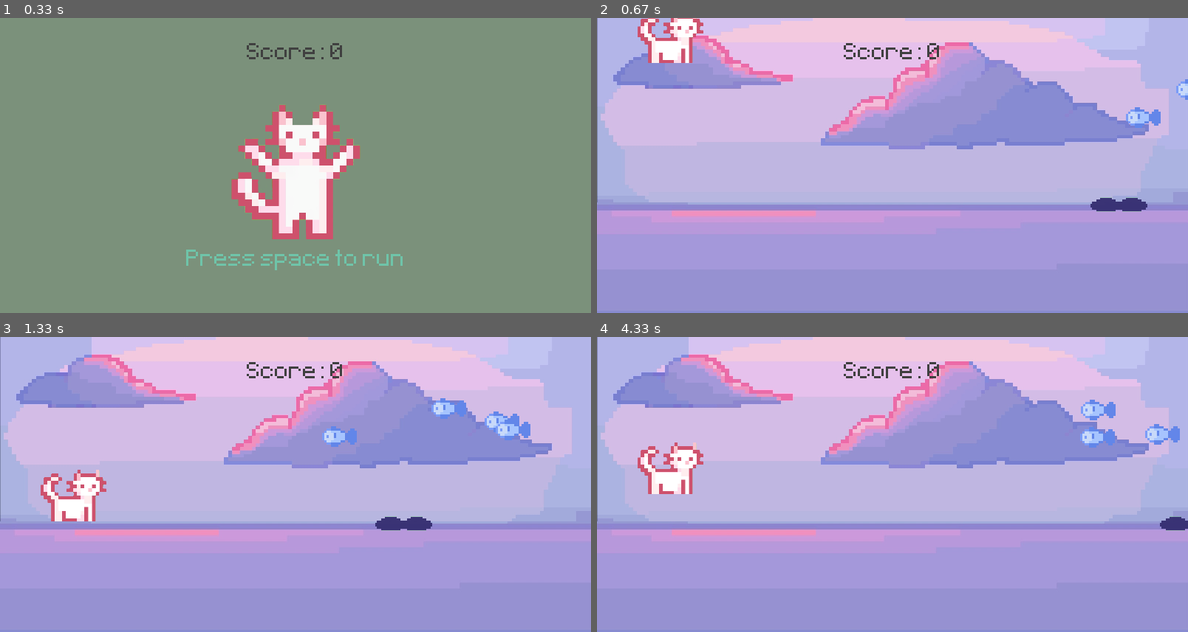
Above: before the commit, frames 1-4 (two rows, left to right).
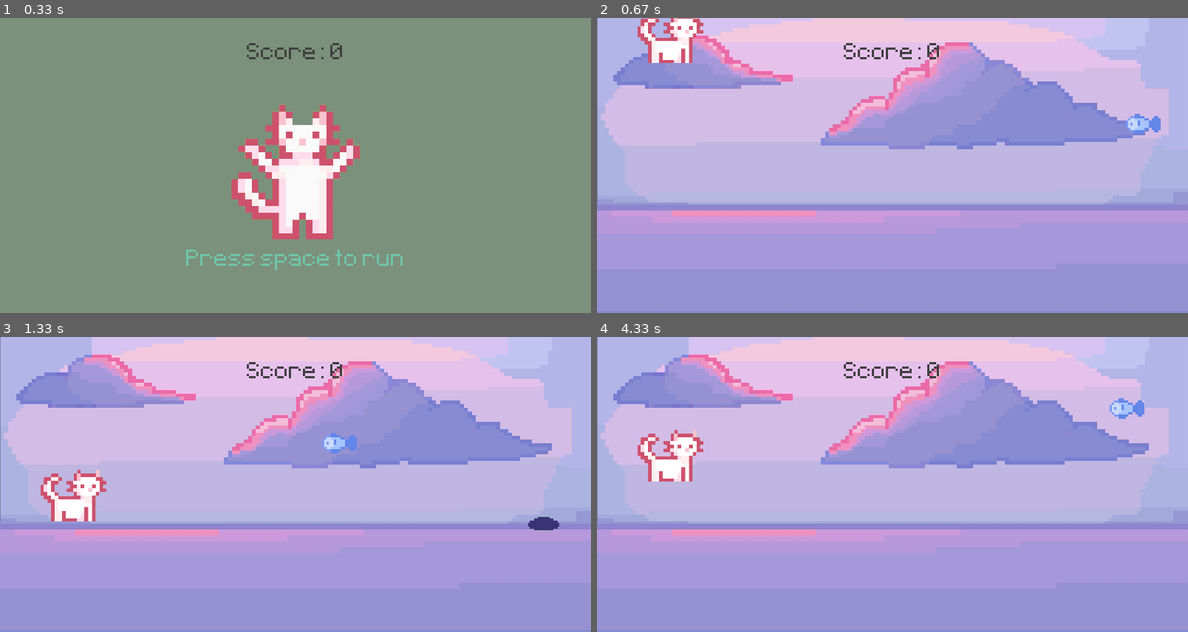
Above: after the commit, the same moments.

Repository: ShIIIrochka/py_game
Game: pygame game, started from pythongame/game.py
Same seed, same stepped clock (60 frames per second), same inputs: the game is played once before the commit and once after it.
Inputs:
- Up to frame 1 (0.33 s): no input
- Up to frame 2 (0.67 s): tap Space at 0.33 s
- Up to frame 3 (1.33 s): no input
- Up to frame 4 (4.33 s): tap Space at 2.17, 2.57, 2.87, 3.4, 3.7, 3.9, 4.2 s

Frame 1 is identical in both runs. In frame 2, 0.8% of the frame differs, in the area x 83-100%, y 20-66%; in frame 3, 1.7%; in frame 4, 2.7%, in the area x 6-100%, y 20-66%.

Commit message:
исправил багу с повторением энтити

Diff:
--- a/pythongame/game.py
+++ b/pythongame/game.py
@@ -81,10 +81,10 @@
 
     for sprite in collisions:
         if sprite == fish_instances:  # Проверка столкновения игрока с fish
-            obstacle_group.empty()
+            sprite.kill()
             score += 1
         elif sprite == pit_instances:
-            obstacle_group.empty()  # Проверка столкновения игрока с pit
+            sprite.kill()  # Проверка столкновения игрока с pit
             return False  # Возвращение False, чтобы вернуть игру на экран старта
 
     score_surf = test_font.render(f'Score: {score}',False,(64,64,64))
@@ -93,6 +93,13 @@
 
     return True
 
+def obstaclegroup() -> None:
+
+        global pit_instances, fish_instances
+
+        pit_instances = NPS('graphics/pit.PNG', (45, 45), (4, 6), (230, 230))
+        fish_instances = NPS('graphics/fish.PNG', (50, 50), (5, 7), (70, 120))
+        obstacle_group.add(pit_instances, fish_instances)
 
 
 #параметры игрового окна
@@ -117,8 +124,7 @@
 
 player = Player('graphics/cat.PNG', (90, 90), (100, 250))
 
-fish_instances = [NPS('graphics/fish.PNG', (50, 50), (5, 7), (70, 110)) for i in range(4)]
-pit_instances = [NPS('graphics/pit.PNG', (45, 45), (4, 6), (230, 230)) for i in range(2)]
+
 
 start_surf = pygame.image.load('graphics/cat.stand.PNG').convert_alpha()
 start_surf = pygame.transform.scale(start_surf, (200, 200))
@@ -128,7 +134,7 @@
 player_group = pygame.sprite.GroupSingle(player)
 
 obstacle_group = pygame.sprite.Group()
-obstacle_group.add(*fish_instances, *pit_instances)
+obstaclegroup()
 
 # Флаги для состояния игры
 running = True
@@ -168,10 +174,7 @@
 
         if not obstacle_group:
 
-            fish_instances = [NPS('graphics/fish.PNG', (50, 50), (5, 7), (70, 110)) for i in range(4)]
-            pit_instances = [NPS('graphics/pit.PNG', (45, 45), (4, 6), (230, 230)) for i in range(2)]
-
-            obstacle_group.add(*fish_instances, *pit_instances)
+            obstaclegroup()
 
         obstacle_group.draw(screen)
         obstacle_group.update()
